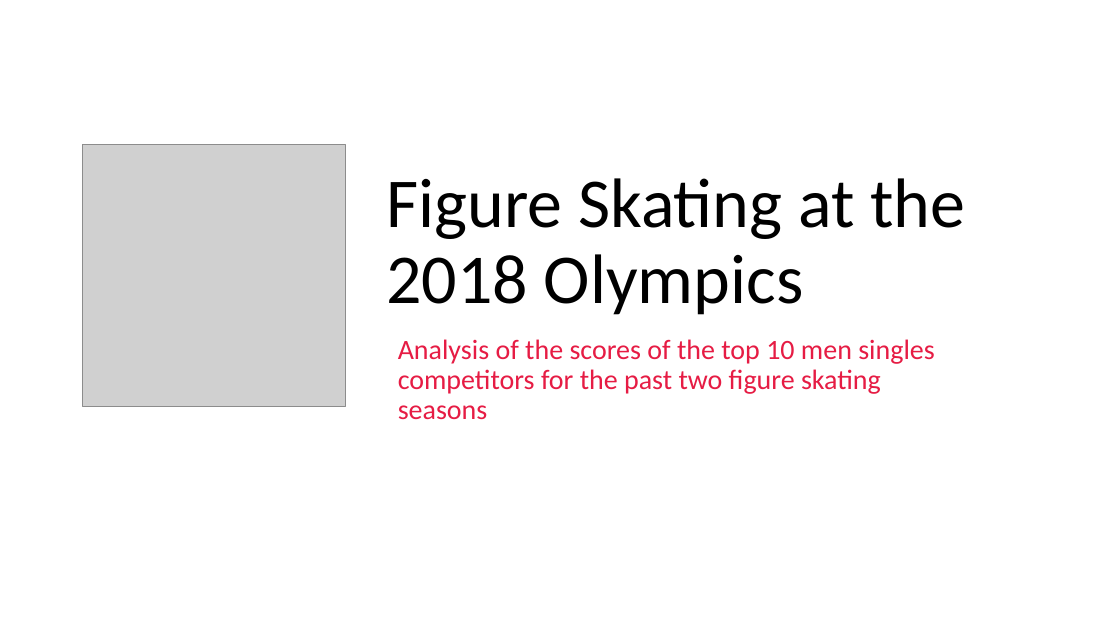
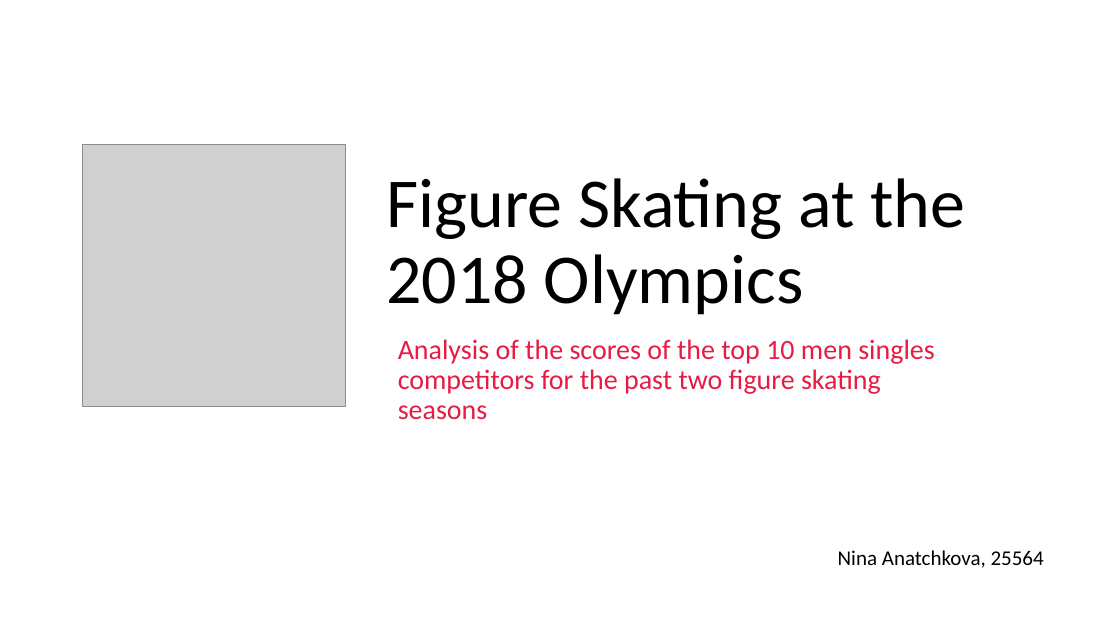
Before and after one commit to ninaanatchkova/figure_skating, a slide deck: slide 1 of presentation/Figure Skating at the 2018 Olympics.pptx. Drawn at 1120x630 pixels with LibreOffice and Linux fonts; fonts in the diff are those of the drawing; grey boxes stand for pictures. Boxes give left, top, right and bottom in pixels: in the first picture for what was removed or moved away, otherwise in the second. Text is boxed around its words. In the diff, an @@ line names an element or a change of style, - is before the commit and + after.

```diff
--- a/presentation/Figure Skating at the 2018 Olympics.pptx
+++ b/presentation/Figure Skating at the 2018 Olympics.pptx
@@ text added at bbox=[838, 550, 1044, 568], 18 pt, text #000000 @@
+Nina Anatchkova, 25564
```
Also in this commit, not shown: 5 other slides changed, 1 slide added, 2 slides removed, 11 other files.
